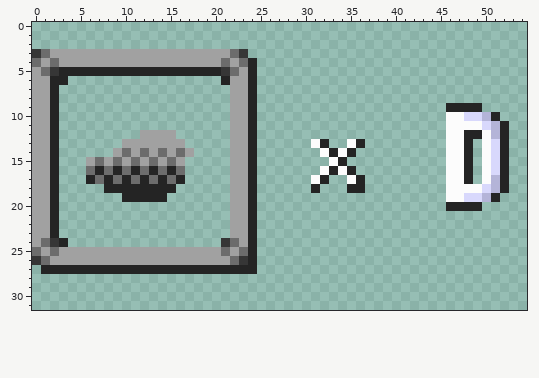
Two versions of one pixel-art sprite, sprites/sprPunchIconBlack/0.png. The picture above is the old version.
The file is 55x32 pixels.
After:
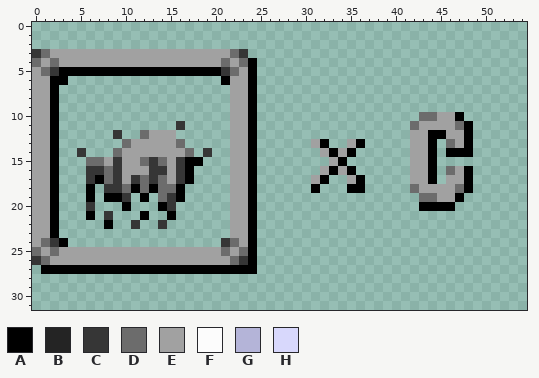
Palette (. is transparent): A #000000  B #242424  C #363636  D #6c6c6c  E #a1a1a1  F #fcfcfc  G #b4b4d8  H #d8d8fc
What changed:
Changed rows in their new state; - is an unchanged pixel.
first column x 1:
 4 -----------------------A----------------------------
 5 --AAAAAAAAAAAAAAAAAA---A----------------------------
 6 -AA-----------------A--A----------------------------
 7 -A---------------------A----------------------------
 8 -A---------------------A----------------------------
 9 -A---------------------A---------------------....---
10 -A---------------------A------------------DDEEA....-
11 -A-------------C-------A-----------------DEEEEDA....
12 -A------C--D-----------A-----------------EEAAEEA....
13 -A-------D-----D-------A------EA--EA-----EEA-DEA-...
14 -A--C---DE-E-E-ED-C----A-------EAEA------EEA-AAA-...
15 -A---D--C-EDCDECAA-----A--------EA-------EEA-...-...
16 -A---CC-CEEECCECA------A-------EAEA------EEA-DEA-...
17 -A---CADCECDCDECA------A------EA--EA-----EEA-EEA-...
18 -A---A-CCDADADDA-------A------A---AA-----DEEEEDA....
19 -A---A-AAC.A.DCA-------A------------------DDEEA....-
20 -A---C---A---AC--------A------------------AAAA...---
21 -A---A-C---A--A--------A----------------------------
22 -A-----A--C--C---------A----------------------------
23 -A---------------------A----------------------------
24 --A--------------------A----------------------------
25 -----------------------A----------------------------
26 -----------------------A----------------------------
27 AAAAAAAAAAAAAAAAAAAAAAAA----------------------------
